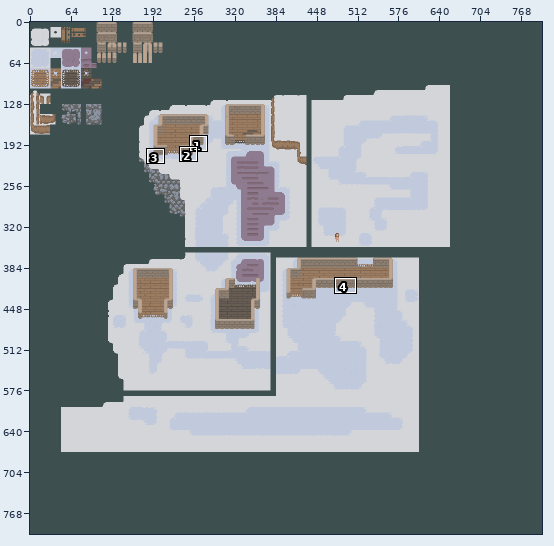
File history of a pixel-art file, rughai/tiles/RughaiHub.ase. The first picture is a wide view before the edit; the outline marks the close-up.
Close-up. Before the edit:
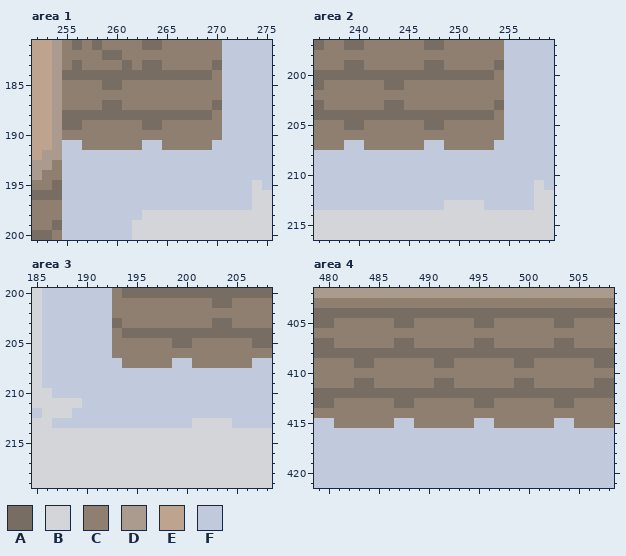
800x800 pixels, 1 frame. Shown: area 1: x 252..275, y 181..200; area 2: x 236..259, y 197..216; area 3: x 185..208, y 200..219; area 4: x 479..508, y 402..421. The commit also changed other parts of the picture, which this record leaves out.
Visible layers, top first: "iryo", "wall tiles", "map", "pit depth", "bg".
Palette (. is transparent): A #786d63  B #d3d5d9  C #8e7f71  D #aa9b8e  E #bea48e  F #c1cadc
Pixels before, area 1, first column x 252:
181 EEDCACACCCCAACCCCCCFFFFF
182 EEDCCCCAACCCCCCCCCCFFFFF
183 EEDCACCCCACAACCCCCAFFFFF
184 EEDAAAAAAAAAAAAAAACFFFFF
185 EEDCCCCAACCCCCCCCCCFFFFF
186 EEDCCCCCCCCCCCCCCCCFFFFF
187 EEDCCCCAACCCCCCCCCAFFFFF
188 EEDAAAAAAAAAAAAAAACFFFFF
189 EEDAACCCCCCAACCCCCCFFFFF
190 EEDCCCCCCCCCCCCCCCCFFFFF
191 EEDFFCCCCCCFFCCCCCFFFFFF
192 EDDFFFFFFFFFFFFFFFFFFFFF
193 DDCFFFFFFFFFFFFFFFFFFFFF
194 DCCFFFFFFFFFFFFFFFFFFFFF
195 CCAFFFFFFFFFFFFFFFFFFFBF
196 AAAFFFFFFFFFFFFFFFFFFFBB
197 CCCFFFFFFFFFFFFFFFFFFFBB
198 CCCFFFFFFFFBBBBBBBBBBBBB
199 CCAFFFFFFFBBBBBBBBBBBBBB
200 AACFFFFFFFBBBBBBBBBBBBBB
Pixels before, area 2, first column x 236:
197 ACCAACCCCCCAACCCCCCFFFFF
198 CCCCCCCCCCCCCCCCCCCFFFFF
199 CCCAACCCCCCAACCCCCAFFFFF
200 AAAAAAAAAAAAAAAAAACFFFFF
201 ACCCCCCAACCCCCCCCCCFFFFF
202 CCCCCCCCCCCCCCCCCCCFFFFF
203 ACCCCCCAACCCCCCCCCAFFFFF
204 AAAAAAAAAAAAAAAAAACFFFFF
205 CCCAACCCCCCAACCCCCCFFFFF
206 CCCCCCCCCCCCCCCCCCCFFFFF
207 CCCFFCCCCCCFFCCCCCFFFFFF
208 FFFFFFFFFFFFFFFFFFFFFFFF
209 FFFFFFFFFFFFFFFFFFFFFFFF
210 FFFFFFFFFFFFFFFFFFFFFFFF
211 FFFFFFFFFFFFFFFFFFFFFFBF
212 FFFFFFFFFFFFFFFFFFFFFFBB
213 FFFFFFFFFFFFFBBBBFFFFFBB
214 BBBBBBBBBBBBBBBBBBBBBBBB
215 BBBBBBBBBBBBBBBBBBBBBBBB
216 BBBBBBBBBBBBBBBBBBBBBBBB
Pixels before, area 3, first column x 185:
200 BFFFFFFFCAAAAAAAAAAAAAAA
201 BFFFFFFFCCCCCCCCCCAACCCC
202 BFFFFFFFCCCCCCCCCCCCCCCC
203 BFFFFFFFACCCCCCCCCAACCCC
204 BFFFFFFFCAAAAAAAAAAAAAAA
205 BFFFFFFFCCCCCCAACCCCCCAA
206 BFFFFFFFCCCCCCCCCCCCCCCC
207 BFFFFFFFFCCCCCFFCCCCCCFF
208 BFFFFFFFFFFFFFFFFFFFFFFF
209 BFFFFFFFFFFFFFFFFFFFFFFF
210 BBFFFFFFFFFFFFFFFFFFFFFF
211 BBBBBFFFFFFFFFFFFFFFFFFF
212 FBBBFFFFFFFFFFFFFFFFFFFF
213 BBFFFFFFFFFFFFFFBBBBFFFF
214 BBBBBBBBBBBBBBBBBBBBBBBB
215 BBBBBBBBBBBBBBBBBBBBBBBB
216 BBBBBBBBBBBBBBBBBBBBBBBB
217 BBBBBBBBBBBBBBBBBBBBBBBB
218 BBBBBBBBBBBBBBBBBBBBBBBB
219 BBBBBBBBBBBBBBBBBBBBBBBB
Pixels before, area 4, first column x 479:
402 DDDDDDDDDDDDDDDDDDDDDDDDDDDDDD
403 CCCCCCCCCCCCCCCCCCCCCCCCCCCCCC
404 AAAAAAAAAAAAAAAAAAAAAAAAAAAAAA
405 AACCCCCCAACCCCCCAACCCCCCAACCCC
406 CCCCCCCCCCCCCCCCCCCCCCCCCCCCCC
407 AACCCCCCAACCCCCCAACCCCCCAACCCC
408 AAAAAAAAAAAAAAAAAAAAAAAAAAAAAA
409 CCCCAACCCCCCAACCCCCCAACCCCCCAA
410 CCCCCCCCCCCCCCCCCCCCCCCCCCCCCC
411 CCCCAACCCCCCAACCCCCCAACCCCCCAA
412 AAAAAAAAAAAAAAAAAAAAAAAAAAAAAA
413 AACCCCCCAACCCCCCAACCCCCCAACCCC
414 CCCCCCCCCCCCCCCCCCCCCCCCCCCCCC
415 FFCCCCCCFFCCCCCCFFCCCCCCFFCCCC
416 FFFFFFFFFFFFFFFFFFFFFFFFFFFFFF
417 FFFFFFFFFFFFFFFFFFFFFFFFFFFFFF
418 FFFFFFFFFFFFFFFFFFFFFFFFFFFFFF
419 FFFFFFFFFFFFFFFFFFFFFFFFFFFFFF
420 FFFFFFFFFFFFFFFFFFFFFFFFFFFFFF
421 FFFFFFFFFFFFFFFFFFFFFFFFFFFFFF
Now the later version:
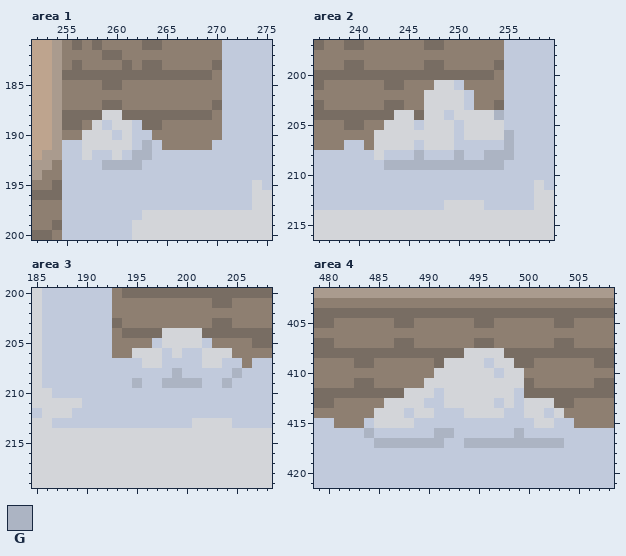
Colours new in this view: G #acb4c3
From old to new:
{"change": "layer \"snow ornaments\" added"}
{"where": "area 1, layer \"snow ornaments\""}
{"y":188,"x":259,"old":"AA","new":"BB"}
{"y":189,"x":258,"old":"CCCCC","new":"BFBBF"}
{"y":190,"x":257,"old":"CCCCCCC","new":"BBBFBFF"}
{"y":191,"x":257,"old":"CCCCCCF","new":"BBBBBFG"}
{"y":192,"x":257,"old":"F","new":"B"}
{"y":192,"x":260,"old":"F","new":"B"}
{"y":192,"x":262,"old":"FF","new":"GG"}
{"y":193,"x":259,"old":"FFFF","new":"GGGG"}
{"where": "area 2, layer \"snow ornaments\""}
{"y":201,"x":248,"old":"CCC","new":"BBF"}
{"y":202,"x":247,"old":"CCCCC","new":"BBBBF"}
{"y":203,"x":247,"old":"CCCCC","new":"BBBBF"}
{"y":204,"x":244,"old":"AA","new":"BB"}
{"y":204,"x":247,"old":"AAAAAAAC","new":"BBFBBBBG"}
{"y":205,"x":243,"old":"CCCCAACCCCCC","new":"BBBFBBBFBBBB"}
{"y":206,"x":242,"old":"CCCCCCCCCCCCCF","new":"BBBBBBBBFBBBBG"}
{"y":207,"x":242,"old":"CCCCCFFCCCCC","new":"BBBBFBBBFFFF"}
{"y":207,"x":255,"old":"F","new":"G"}
{"y":208,"x":242,"old":"F","new":"B"}
{"y":208,"x":246,"old":"F","new":"G"}
{"y":208,"x":250,"old":"F","new":"G"}
{"y":208,"x":253,"old":"FFF","new":"GGG"}
{"y":209,"x":243,"old":"FFFFFFFFFFFF","new":"GGGGGGGGGGGG"}
{"where": "area 3, layer \"snow ornaments\""}
{"y":204,"x":198,"old":"AAAA","new":"BBBB"}
{"y":205,"x":197,"old":"CCAACC","new":"FBBBBF"}
{"y":206,"x":195,"old":"CCCCCCCCCC","new":"BBBFBFFBBB"}
{"y":207,"x":194,"old":"CCCCC","new":"FFBBF"}
{"y":207,"x":201,"old":"CCCCC","new":"FBBFF"}
{"y":208,"x":199,"old":"F","new":"G"}
{"y":208,"x":205,"old":"F","new":"G"}
{"y":209,"x":195,"old":"F","new":"G"}
{"y":209,"x":198,"old":"FFFF","new":"GGGG"}
{"y":209,"x":204,"old":"F","new":"G"}
{"where": "area 4, layer \"snow ornaments\""}
{"y":408,"x":494,"old":"AAAA","new":"BBBB"}
{"y":409,"x":492,"old":"ACCCCCC","new":"BBBBFBB"}
{"y":410,"x":491,"old":"CCCCCCCCC","new":"BBBBBBFBB"}
{"y":411,"x":490,"old":"CAACCCCCCA","new":"BBBBBBBBBB"}
{"y":412,"x":488,"old":"AAAAAAAAAAAA","new":"BBBFBBBBBBBF"}
{"y":413,"x":486,"old":"CAACCCCCCAACCCCCC","new":"BBBBFFBBBBBFBFBBB"}
{"y":414,"x":485,"old":"CCCCCCCCCCCCCCCCCCC","new":"BBBFBBFFFBBBBFFBBFB"}
{"y":415,"x":484,"old":"CCCFFCCCCCC","new":"FBBBBFFFFFF"}
{"y":415,"x":497,"old":"CCCCCC","new":"FFFFBB"}
{"y":416,"x":484,"old":"F","new":"G"}
{"y":416,"x":491,"old":"FF","new":"GG"}
{"y":416,"x":499,"old":"F","new":"G"}
{"y":417,"x":485,"old":"FFFFFFF","new":"GGGGGGG"}
{"y":417,"x":494,"old":"FFFFFFFFFF","new":"GGGGGGGGGG"}
{"label":"changed","picture_box":[82,110,152,170]}
{"label":"changed","picture_box":[374,80,514,170]}
{"label":"changed","picture_box":[122,328,242,388]}
{"label":"changed","picture_box":[364,348,564,448]}
